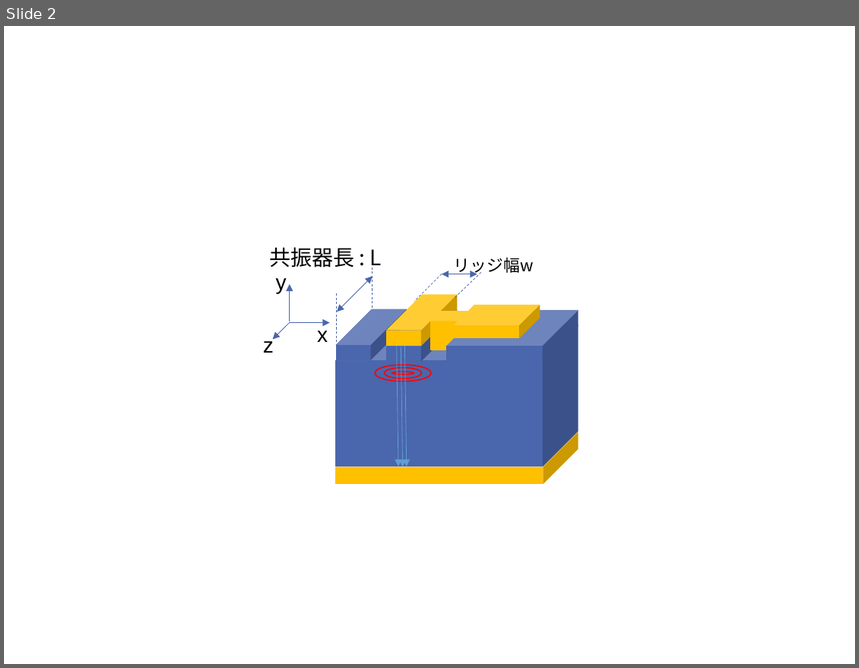
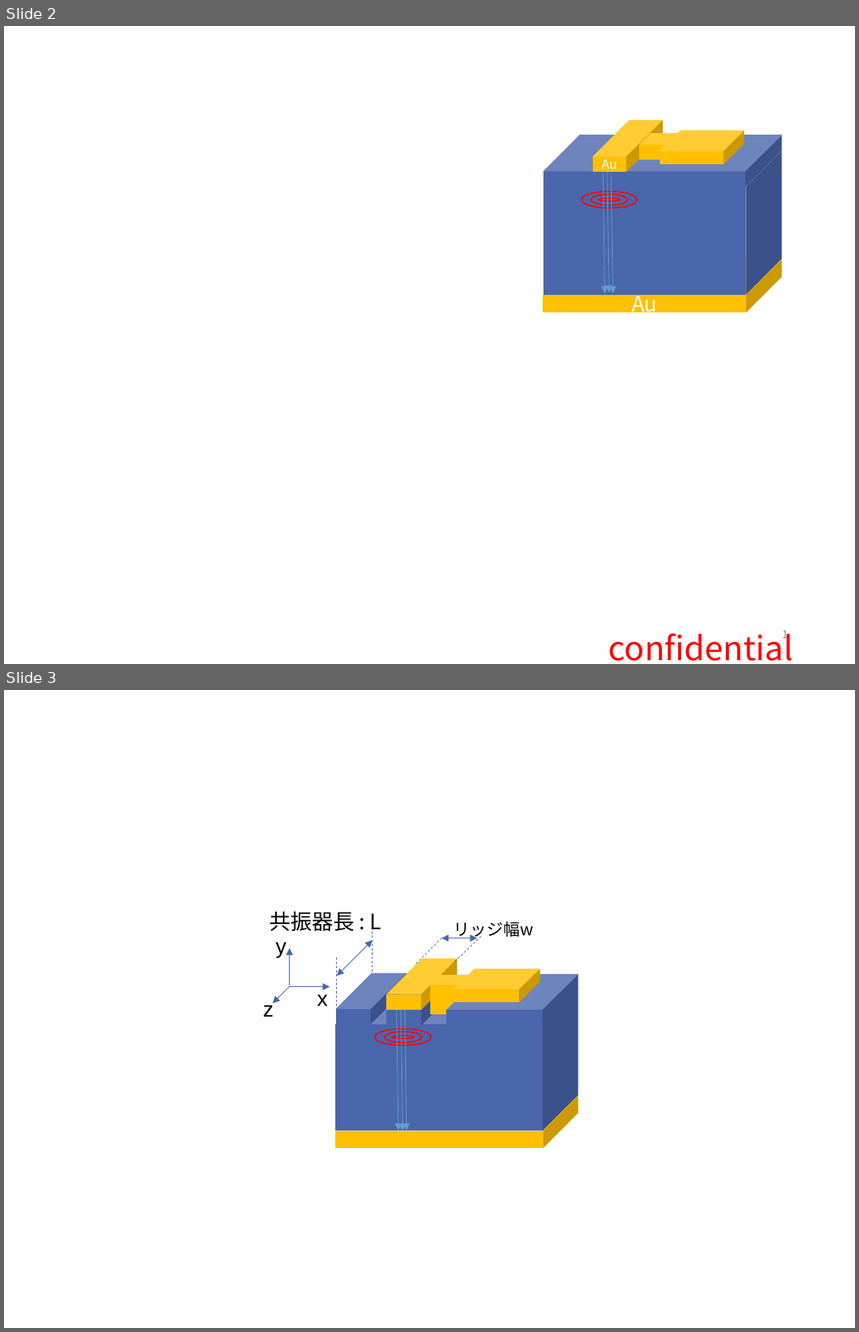
Before and after one commit to komatsubara/yakisaba, a slide deck: 修論/本文0105/figure/fig_2_1_ridge.pptx. Shown one above the other, each under a label of ours: slide 2 before the commit, slides 2 and 3 after it. The pictures are 859x668 and 859x1332 pixels, drawn with LibreOffice and Linux fonts; fonts in the diff are those of the drawing. Boxes give left, top, right and bottom in pixels: in the first picture for what was removed or moved away, otherwise in the second. Text is boxed around its words. In the diff, an @@ line names an element or a change of style, - is before the commit and + after.

```diff
--- a/修論/本文0105/figure/fig_2_1_ridge.pptx
+++ b/修論/本文0105/figure/fig_2_1_ridge.pptx
@@ slide 2 added at (4,26,855,664), background #FFFFFF @@
@@ group added at (544,120,783,313): 7 cubes, 3 ellipses, 3 arrows @@
+Au
+Au
@@ text added at (609,631,794,661), 28 pt, text #FF0000 @@
+confidential
@@ page number added at (782,631,788,642), 9 pt, text #8C8C8C @@
+1
@@ what was slide 2 is now slide 3 @@
```
Also in this commit, not shown: 1 other file.
